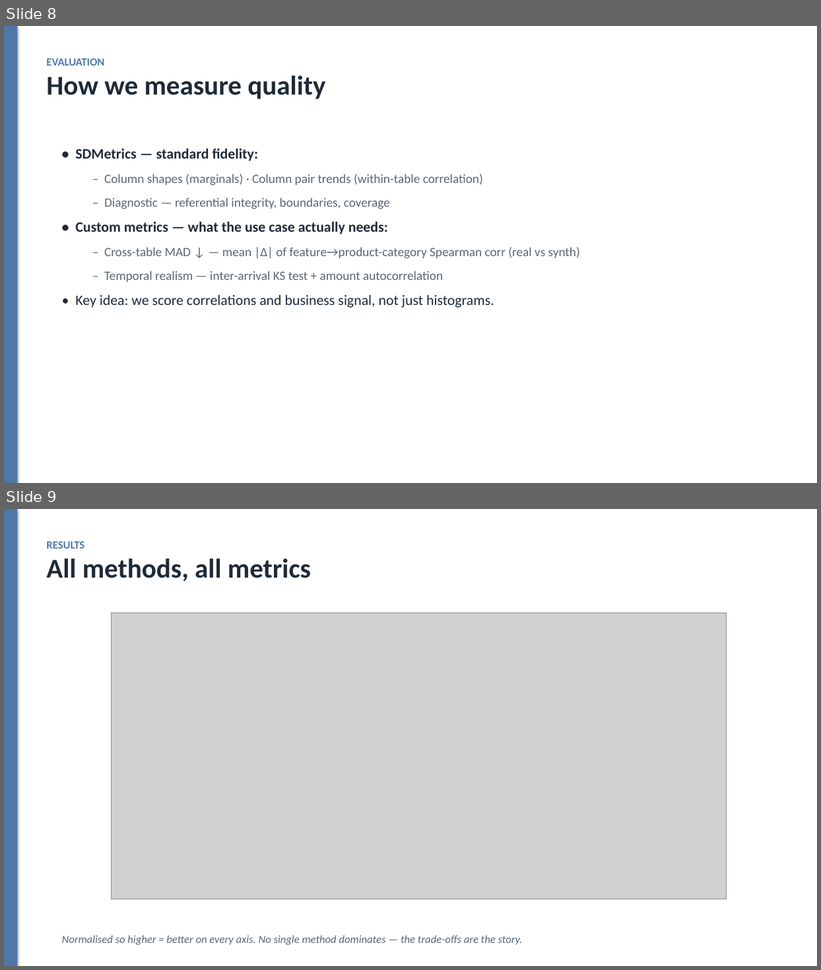
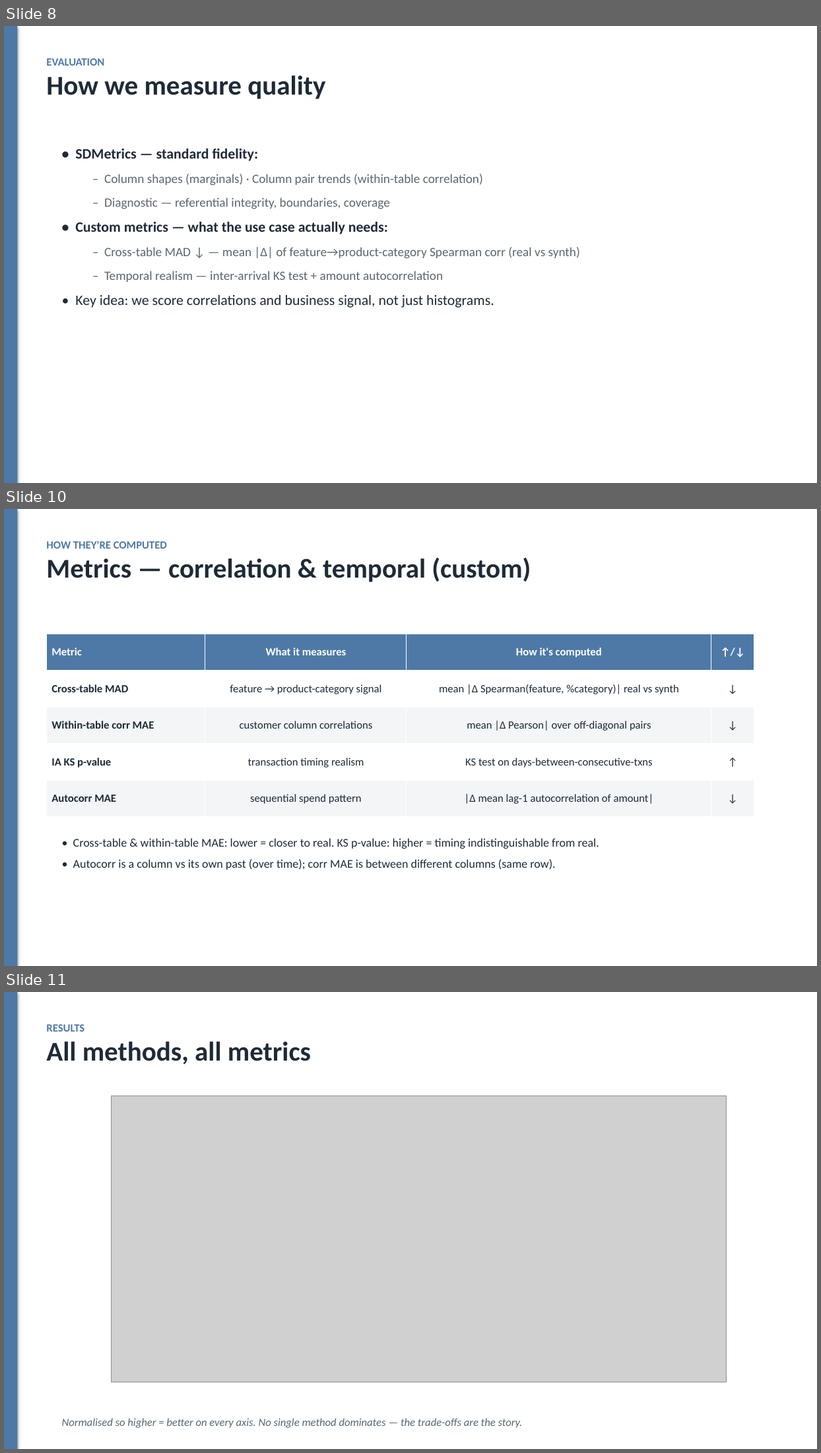
Before and after one commit to dylanwang2111/synthetic_data_gen, a slide deck: slides.pptx. Shown one above the other, each under a label of ours: slides 8 and 9 before the commit, slides 8, 10 and 11 after it; the slides between them are not shown. The pictures are 821x970 and 821x1453 pixels, drawn with LibreOffice and Linux fonts; fonts in the diff are those of the drawing; grey boxes stand for pictures. Boxes give left, top, right and bottom in pixels: in the first picture for what was removed or moved away, otherwise in the second. Text is boxed around its words. In the diff, an @@ line names an element or a change of style, - is before the commit and + after.

Commit message:
Add metric-explainer and correlation-scorecard slides
- Two "how they're computed" slides after Evaluation: SDMetrics fidelity
  (Cust/Txn Shapes, Cust Pairs, Diagnostic with KS/TV/Correlation/Contingency
  definitions) and custom metrics (Cross-table MAD, Within-table corr MAE,
  IA KS p-value, Autocorr MAE with formulas + ↑/↓).
- New correlation scorecard table slide: within-table corr MAE, cross-table MAD
  and customer pair trends for all five methods (winners highlighted).
Deck now 18 slides; all include M5.

```diff
--- a/slides.pptx
+++ b/slides.pptx
@@ slide 10 added at [4, 509, 817, 966], background #FFFFFF @@
@@ rectangle added at [4, 509, 17, 966], fill #4E79A7 @@
@@ text added at [46, 541, 531, 582], 32 pt, text #1F2A37, bold @@
+HOW THEY'RE COMPUTED
+Metrics — correlation & temporal (custom)
@@ table added at [47, 634, 754, 817], 5 rows, 4 columns @@
+Metric | What it measures | How it's computed | ↑/↓
+Cross-table MAD | feature → product-category signal | mean |Δ Spearman(feature, %category)| real vs synth | ↓
+Within-table corr MAE | customer column correlations | mean |Δ Pearson| over off-diagonal pairs | ↓
+IA KS p-value | transaction timing realism | KS test on days-between-consecutive-txns | ↑
+Autocorr MAE | sequential spend pattern | |Δ mean lag-1 autocorrelation of amount| | ↓
@@ text added at [73, 838, 599, 870], 14 pt, text #1F2A37 @@
+• Cross-table & within-table MAE: lower = closer to real. KS p-value: higher = timing indistinguishable from real.
+• Autocorr is a column vs its own past (over time); corr MAE is between different columns (same row).
@@ what was slide 9 is now slide 11 @@
```
Also in this commit, not shown: 2 other slides added, 1 other file.
